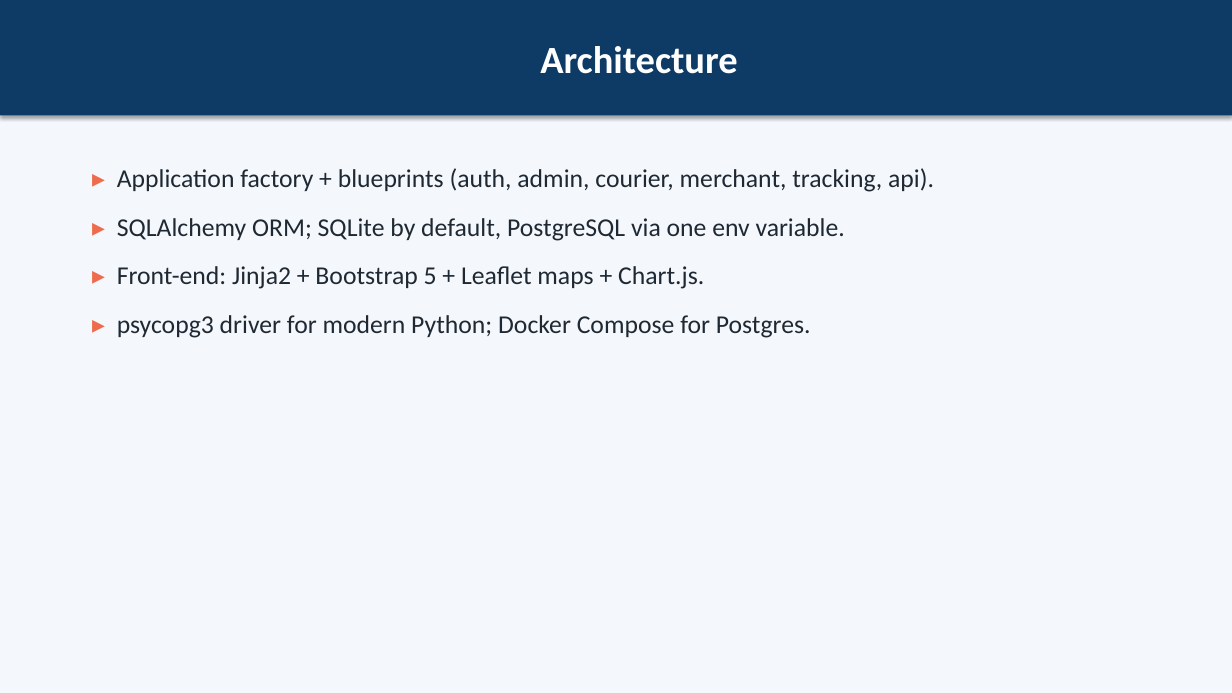
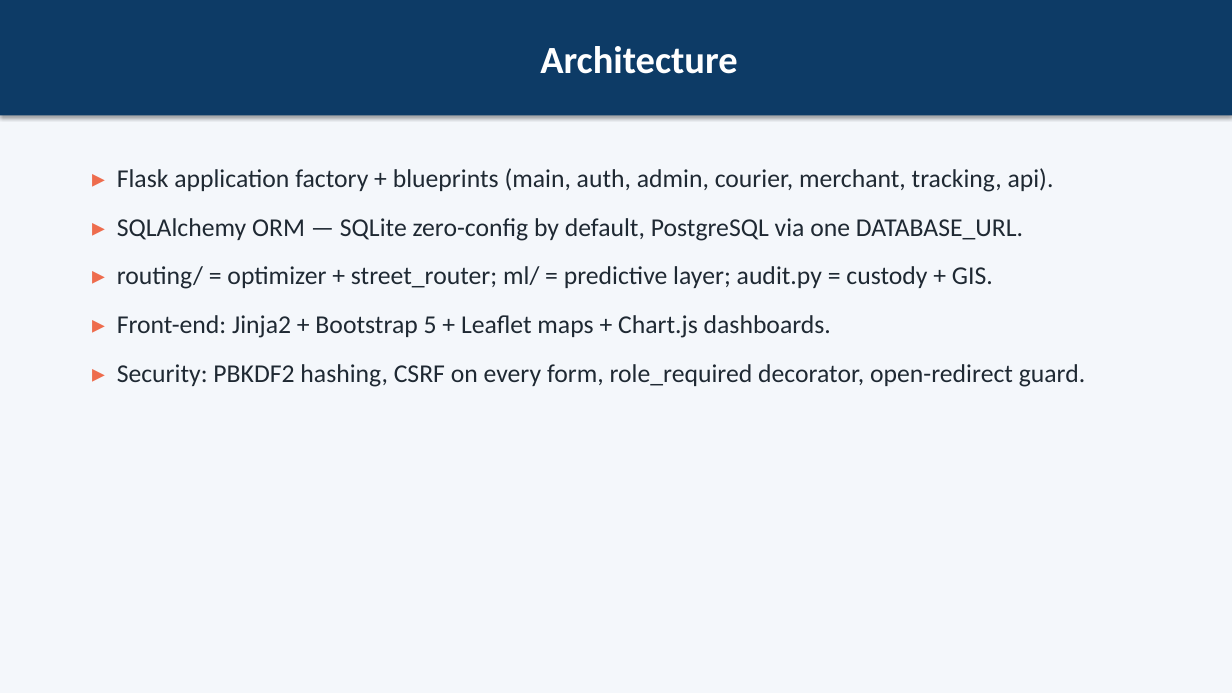
Before and after one commit to MahmoudHozayen1/CairoLogisticsAI, a slide deck: slide 5 of docs/presentation.pptx (slide 6 before the commit). Drawn at 1232x693 pixels with LibreOffice and Linux fonts; fonts in the diff are those of the drawing. Boxes give left, top, right and bottom in pixels: in the first picture for what was removed or moved away, otherwise in the second. Text is boxed around its words. In the diff, an @@ line names an element or a change of style, - is before the commit and + after.

```diff
--- a/docs/presentation.pptx
+++ b/docs/presentation.pptx
@@ text at [117, 168, 1085, 387]: text changed @@
-▸ Application factory + blueprints (auth, admin, courier, merchant, tracking, api).
-▸ SQLAlchemy ORM; SQLite by default, PostgreSQL via one env variable.
-▸ Front-end: Jinja2 + Bootstrap 5 + Leaflet maps + Chart.js.
-▸ psycopg3 driver for modern Python; Docker Compose for Postgres.
+▸ Flask application factory + blueprints (main, auth, admin, courier, merchant, tracking, api).
+▸ SQLAlchemy ORM — SQLite zero-config by default, PostgreSQL via one DATABASE_URL.
+▸ routing/ = optimizer + street_router; ml/ = predictive layer; audit.py = custody + GIS.
+▸ Front-end: Jinja2 + Bootstrap 5 + Leaflet maps + Chart.js dashboards.
+▸ Security: PBKDF2 hashing, CSRF on every form, role_required decorator, open-redirect guard.
```
Also in this commit, not shown: 14 other slides changed, 7 slides added, 10 slides removed, 1 other file.
